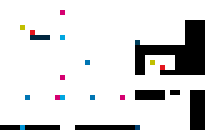
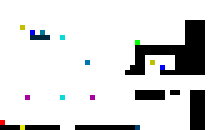
Layered file, before and after one edit (215x130). Changes by layer:
painted on "Ebene 1" over [0, 10, 165, 130]
